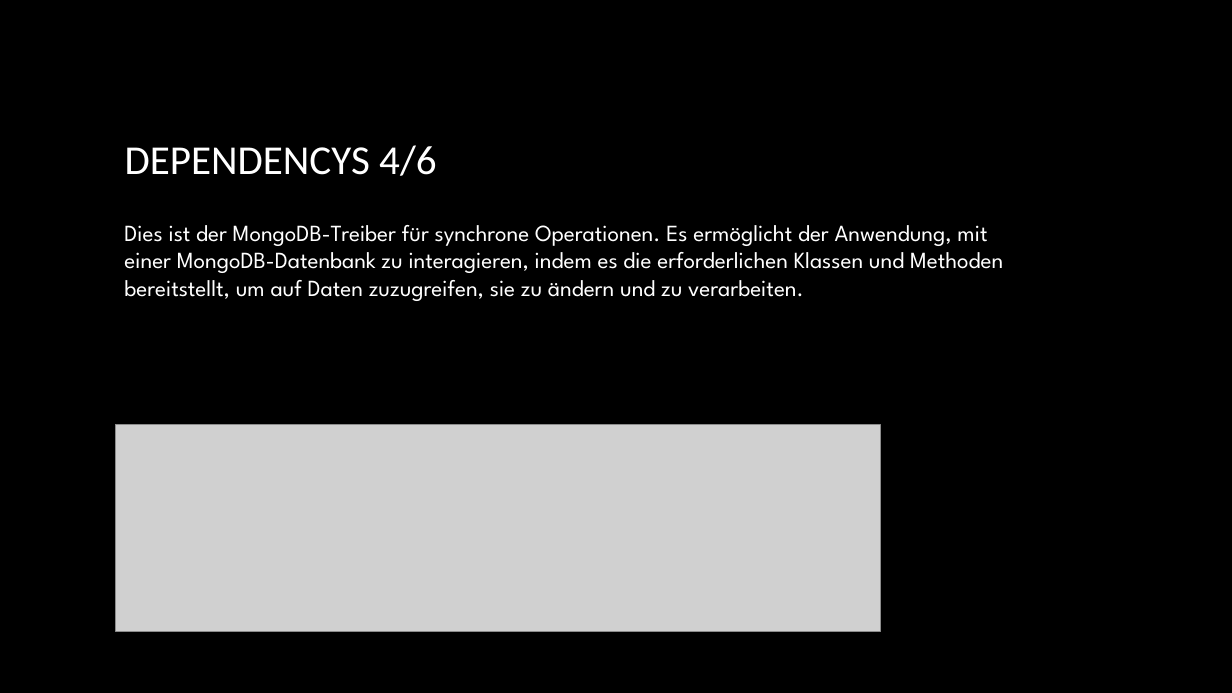
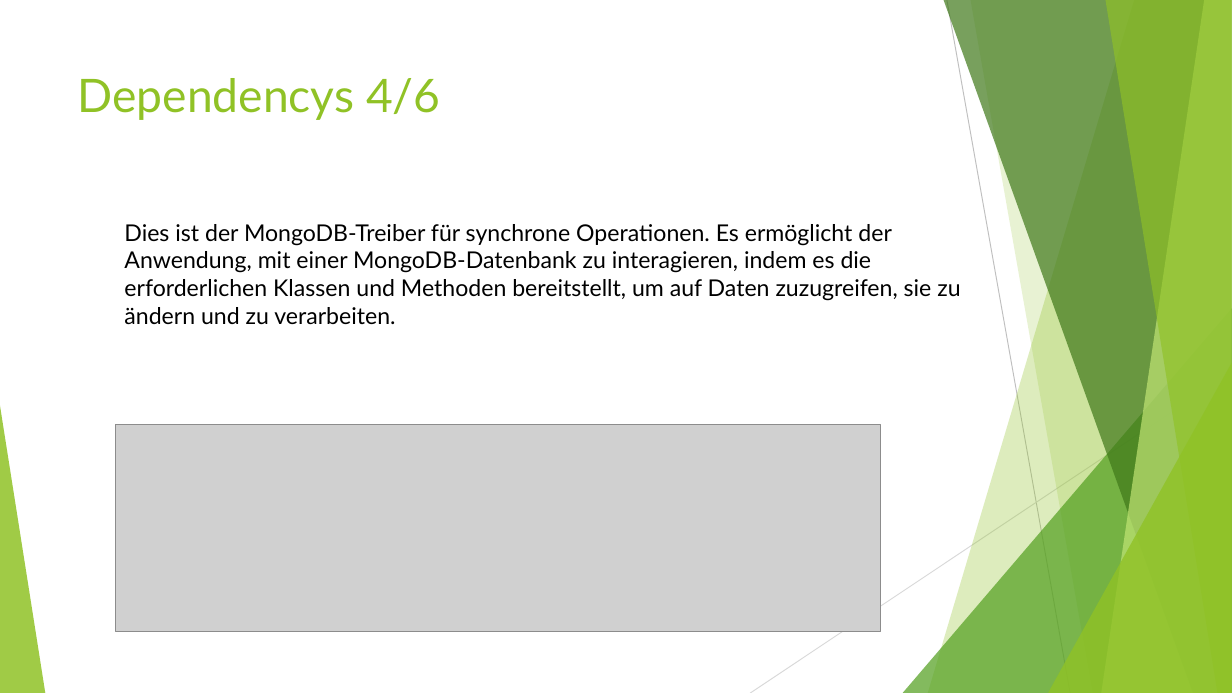
Before and after one commit to NebelNite/Passwortmanager, a slide deck: slide 12 of Passwortmanager.pptx (slide 10 before the commit). Drawn at 1232x693 pixels with LibreOffice and Linux fonts; fonts in the diff are those of the drawing; grey boxes stand for pictures; background and template pictures are left out. Boxes give left, top, right and bottom in pixels: in the first picture for what was removed or moved away, otherwise in the second. Text is boxed around its words. In the diff, an @@ line names an element or a change of style, - is before the commit and + after.

```diff
--- a/Passwortmanager.pptx
+++ b/Passwortmanager.pptx
@@ background picture (left out) to #FFFFFF @@
@@ title "Dependencys 4/6" at [78,78,440,120]: vertical alignment middle to top @@
@@ title at [78,78,440,120]: text changed; size 32 to 36 pt; font Calibri to Lato; text colour gradient #FFFFFF to #A6A6A6 to #90C226 @@
-DEPENDENCYS 4/6
+Dependencys 4/6
@@ text "Dies ist der MongoDB-Treiber für ..." at [124,224,960,325]: font League Spartan to Lato, text colour #FFFFFF to #000000 @@
@@ group added at [0,0,1232,693]: 5 freeform shapes, 3 triangles, 2 lines @@
```
Also in this commit, not shown: 18 other slides changed, 4 slides added, 1 slide removed, 1 other file.
